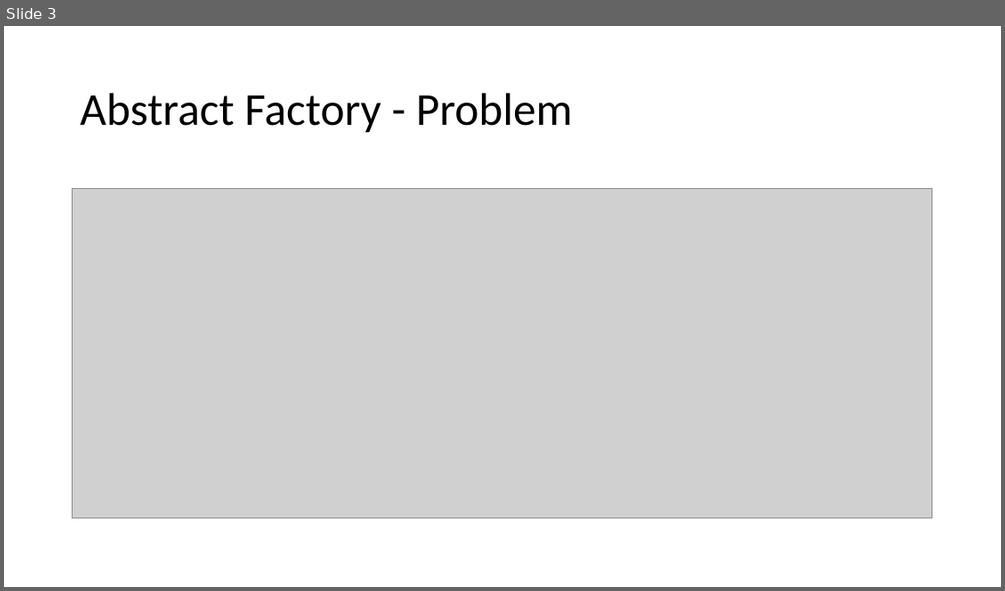
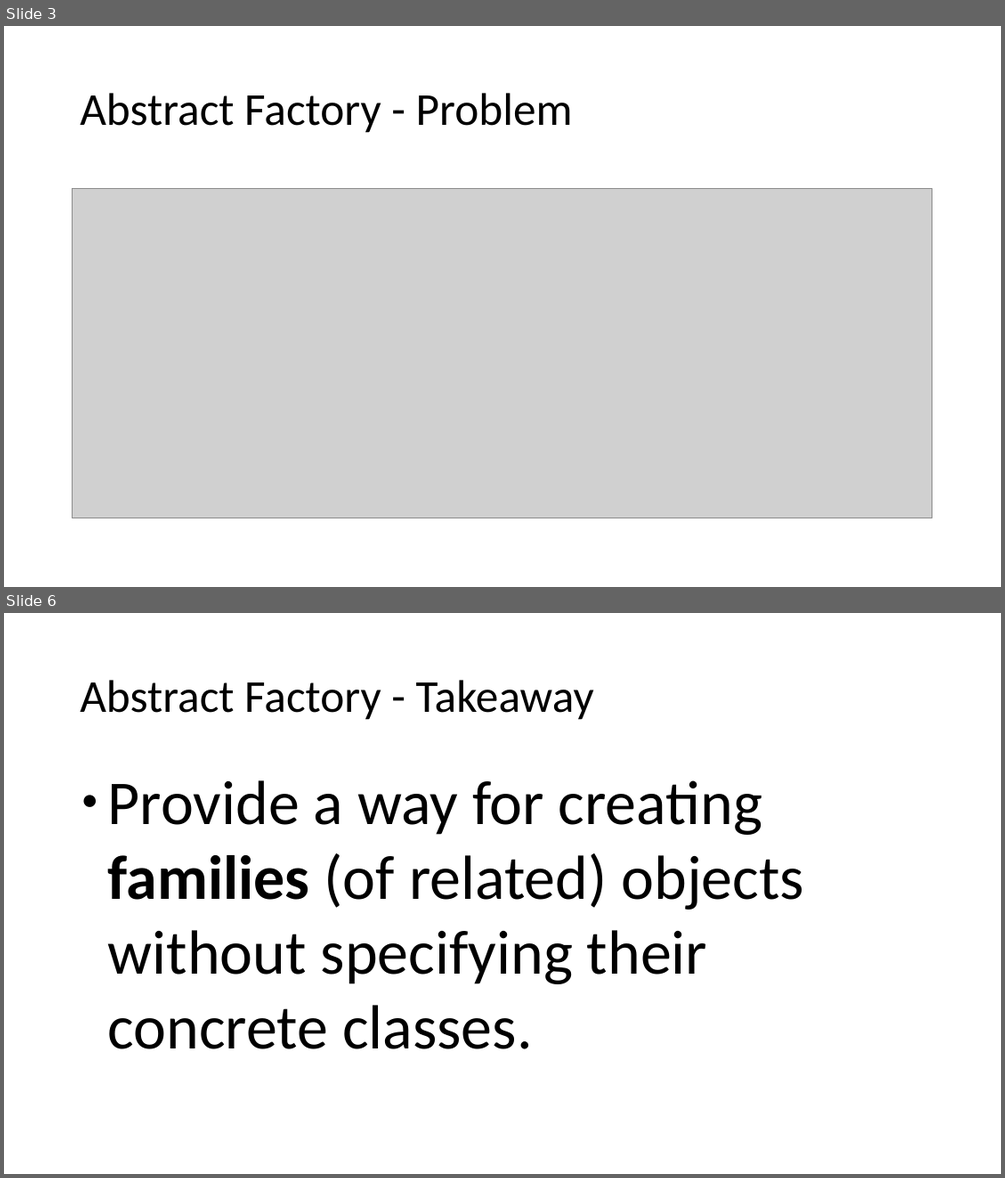
Before and after one commit to lzbair/OO-Paradigm, a slide deck: design-patterns/introduction.pptx. Shown one above the other, each under a label of ours: slide 3 before the commit, slides 3 and 6 after it; the slides between them are not shown. The pictures are 1005x591 and 1005x1178 pixels, drawn with LibreOffice and Linux fonts; fonts in the diff are those of the drawing; grey boxes stand for pictures. Boxes give left, top, right and bottom in pixels: in the first picture for what was removed or moved away, otherwise in the second. Text is boxed around its words. In the diff, an @@ line names an element or a change of style, - is before the commit and + after.

Commit message:
Factory Method

```diff
--- a/design-patterns/introduction.pptx
+++ b/design-patterns/introduction.pptx
@@ slide 6 added at (4, 613, 1001, 1174), background #FFFFFF @@
@@ text added at (80, 680, 594, 720), 44 pt, text #000000 @@
+Abstract Factory - Takeaway
@@ text added at (108, 780, 803, 1049), 60 pt, text #000000 @@
+● Provide a way for creating families (of related) objects without specifying their concrete classes.
```
Also in this commit, not shown: 6 other slides added, 20 other files.
